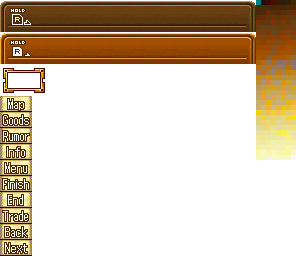
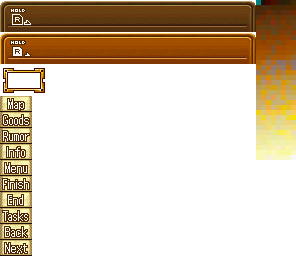
Layer changes from the first 296x256 image to the second:
painted on "Layer 2" over [left=8, top=211, right=28, bottom=221]
